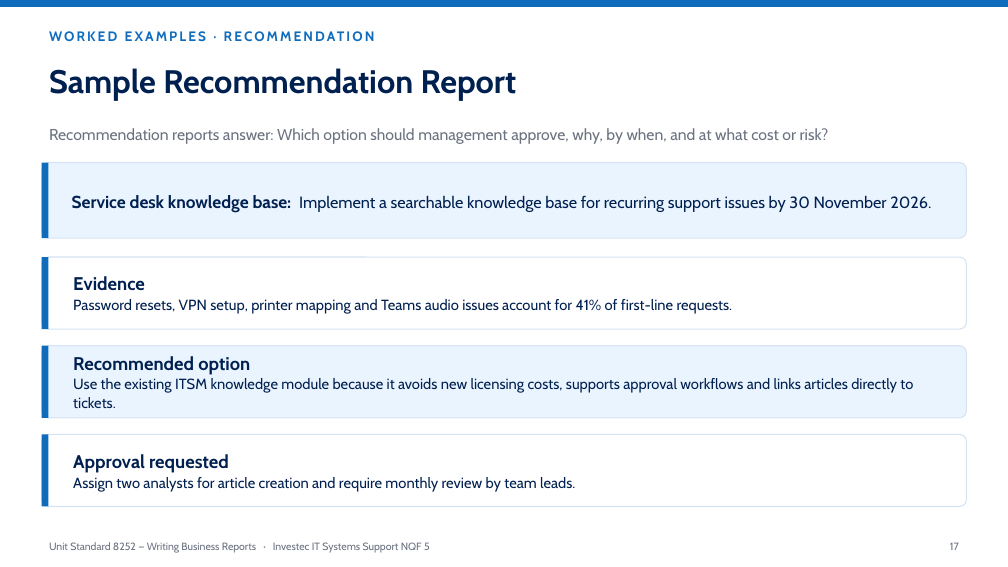
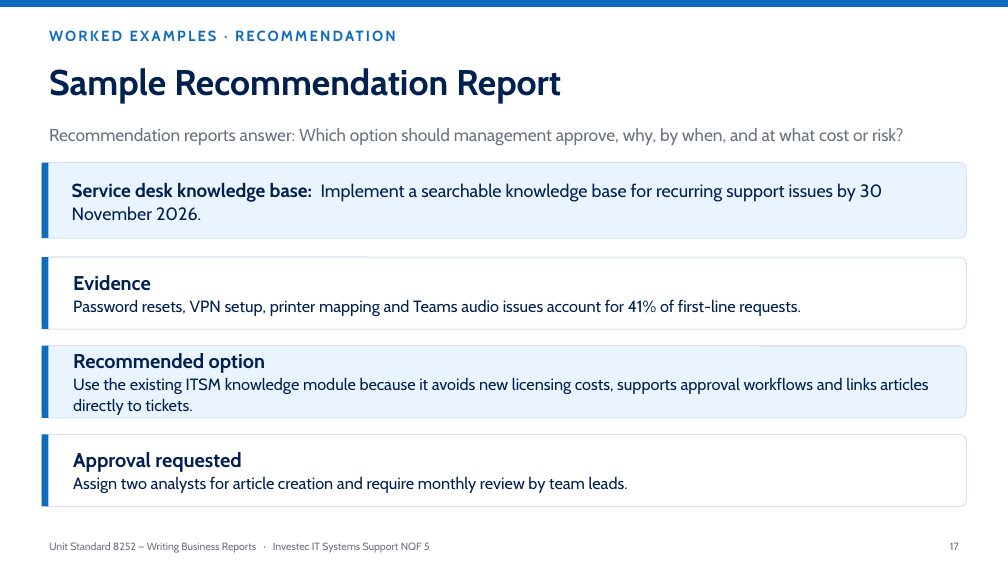
Before and after one commit to andrekyle/ITsystemsupport, a slide deck: slide 17 of public/downloads/US8252-Writing-Business-Reports.pptx. Drawn at 1008x567 pixels with LibreOffice and Linux fonts; fonts in the diff are those of the drawing. Boxes give left, top, right and bottom in pixels: in the first picture for what was removed or moved away, otherwise in the second. Text is boxed around its words. In the diff, an @@ line names an element or a change of style, - is before the commit and + after.

Commit message:
Bigger fonts throughout the Writing Business Reports deck

```diff
--- a/public/downloads/US8252-Writing-Business-Reports.pptx
+++ b/public/downloads/US8252-Writing-Business-Reports.pptx
@@ text "WORKED EXAMPLES · RECOMMENDATION" at (174,68,448,96): size 13 to 14 pt @@
@@ text "Sample Recommendation Report" at (49,68,561,103): size 31 to 34 pt @@
@@ text "Recommendation reports answer: Which option ..." at (49,128,903,145): size 15 to 16.5 pt @@
@@ text "Service desk knowledge base: Implement ..." at (72,183,883,221): size 16.5 to 18 pt in "Service desk knowledge base:"; size 15.5 to 17 pt in "Implement a searchable knowledge base for recurring ..." @@
@@ text "Evidence Password resets, VPN setup, ..." at (73,275,800,316): size 17.5 to 19 pt in "Evidence"; size 14 to 15.5 pt @@
@@ text "Recommended option Use the existing ..." at (73,353,928,415): size 17.5 to 19 pt in "Recommended option"; size 14 to 15.5 pt in "Use the existing ITSM knowledge module because ..." @@
@@ text "Approval requested Assign two analysts ..." at (73,452,628,493): size 17.5 to 19 pt in "Approval requested"; size 14 to 15.5 pt in "Assign two analysts for article creation and ..." @@
```
Also in this commit, not shown: 21 other slides changed, 1 other file.
